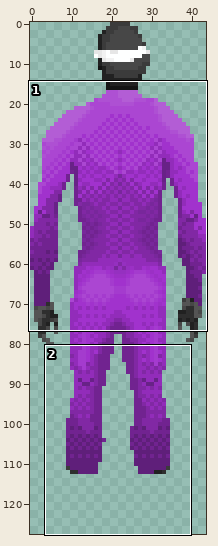
Pixel-art file, stored at Assets/Aseprite/TitleScreenManSmall.aseprite. The first picture is a wide view before the edit; the outline marks the close-up.
Close-up. As it was:
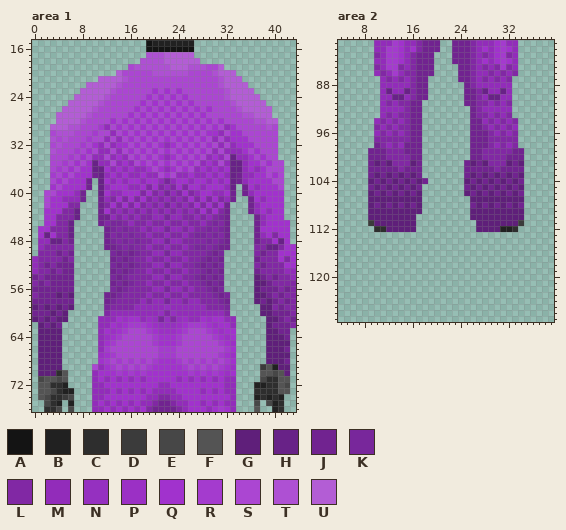
44x128 pixels, 1 frame. Pixels under 10% opacity are left out. Colours within 5 levels of each other are drawn and written as one. Shown: area 1: x 0..43, y 15..76; area 2: x 4..39, y 81..127.
Palette (. is transparent): A #141414  B #212121  C #2e2e2e  D #3b3b3b  E #474747  F #545454  G #5f1f7a  H #682287  J #712390  K #78279b  L #8128a4  M #922cba  N #9530c0  P #9b30c5  Q #a132cd  R #a43bce  S #ab46d2  T #ae50d3  U #b35dd5
Pixels before, area 1 (only the part around the change), first column x 0:
17 ...................TTTUUUUU.................
18 ..................TTTTUUUUUU................
19 ................STTTTTTUUUTTTSSU............
20 ..............USSSSSTTTTTTSSSSTUUU..........
21 ...........UUUUTSSSSSSSSSSSSSSSTUUU.........
22 .........UUUUUTSSSSSSSSSSSSSSSSTUUUU........
23 ........UUUUUTSSSSSSQSQSQSSSSSSSTUUUU.......
24 .......UUUUUTSSSSSSQSQSQSQSSSSSSTUUUUU......
25 ......UUUUUTSSSSSSQSQSQSQSQSSSSSSTUUUUU.....
26 .....UUUUUTSSSSSSQSQSQSQSQSQSQSSSSTUUUUU....
27 ....UUUUUTSSSSSSQSQSQSQSQSQSQSSSSSSTTUUU....
28 ....UUUUTSSSSQSQSQSQSQSQSQSQSQSQSSSSSTTUU...
29 ...UUUTTSSSRMSQSQSQSQSQSQSQSQSQSMQSSSSSTS...
30 ...STTTSSSRSSMSQSQSQSQSQSQSQSQQMSQQSSSSSS...
31 ...TSTSSSRSSMSMSQSQSQSQSQSQSQSMSMQQQSSSSS...
32 ...STSSSRSQMSMQQSQSQSQMQSQSQSQSMSMQQQSSSS...
33 ...TSSSRSQSMMSMSQSQSQSQSQSQSQSMSMMMQSQSSS...
34 ...SSSRSQSMMSMQMSQSQSQMQSQSQSMQMSHMMQSQSS...
35 ...SSRSQSQHMMSMQMSQSQSQSQSQSMQMSMHHMQQSQSS..
36 ...SRSQSQQHHQMQMQMMQSQMQSQSMQMQMQHHMQMQSSS..
37 ...RSQSQQQJHMQMQMMQMMSQSMMQMMQMQMHJMMQQSQS..
38 ...SQSQQQJ.HQMQMQQMQQMKMQQMQQMQMQHJMQQQQSS..
39 ...QSQQQQJ.HMQQQMMQLQLMLQLQQMQQQMH.JQMQQQS..
40 ..SSQQQMJ..HQMMQQQLQLMKMLQLMQQMMQJ.JMQQQQQ..
41 ..SQQMMMJ..JMLQLQLQLMLMLMLQLQLQLMJ..JQMQQQ..
42 ..SQQQLL...JLQLQLQLMLMKMLMLQLQLQJ...JMQQQQ..
43 ..QQQLLH...JQLMLMLMLMLMLMLMLQLQLJ...JMQMQQ..
44 ..QQLLLH...JJMLMLMLLMMKMMLLMLMLKJ....JMQQQ..
45 ..QQLLH....JLKKLMLLMLLMLLMLLMLKLJ....JMQQQQ.
46 .QQLLLH.....JKLKLLMLMMKMMLMLLKLKJ....JQQQQQ.
47 .QHQLLH.....JLKLKLLMLLMLLMLKKLKLJ....JMQLQQ.
48 .MMHHLJ.....JKLKLKLLMMKMMLLLLKLKJ....JLLQHQ.
49 .MLLLLL.....JJKLKLLMLLMLLMLKKLKJJ....LLHHLQQ
50 .LLLJLJ......KJKJKLLMMKMMLLLLKJK.....LJLLQQQ
51 MLLLLJL......JKJKLLMLLMLLMLLKJKJ.....JLLLQLQ
52 MLJLJJJ......KJKJKLLMMKMMLLKJKJK.....LJLLLQQ
53 MLLJLJJ......JKJKLLMLLMLLMLLKJKJ.....JLLLLMM
54 JLJJJJJ......KJKLLLLMMKMMLLKJKJK.....GJLJLLM
55 LJLJJJJ......JKJKLLMLLMLLMLLKJKJ.....GGJLLLL
56 JJJJJJJ......KJKLLLLMMKMMLMLLKJK.....GJJJLJL
57 LJJJGJG.....JJKLLLLMLLMLLMLLLLKJK....GGJLJLL
58 JJJJJJJ.....JKLLLLMLMMKMMLMMLLLKJ....GJGJLJL
59 GJGJGJG.....KLLLLMMMMMNMMMMMMLLLK.....GGLJLL
60 JJJGJG......LMMMMMMMMNLNMMMMMMMML.....GGJJJL
61 GJGJGG.....MMMQPQQMPNKNLNPMMQPQQMM.....GGJLJ
62 .GJGJ......MMQPQRRRQPNNNPQRRRQPQQM.....GJJJL
63 .GGGG......MQPQRSSSRQPPPQRSSSRQPQQ.....GGJJ.
64 .GGGG......MPQRSSSSSRQQQRSSSSSRQPQ.....GGGJ.
65 .GGGG......MQRSSSSSSRQQQRSSSSSSRQP.....GGGG.
66 .GGGG......MRSSSSSSSSRRRSSSSSSSSRQ.....GGGJ.
67 .GGGG......PQRSSSSSSSRRRSSSSSSSRQP.....GGGG.
68 .GGGG......QRSRSRSRSRQQQRSRSRSRSRQ.....GGGJ.
69 .GGGG.....SMQRSRSRSRQQQQQRSRSRSRQP....DFBGG.
70 .GGGCF....MQQQRQRQRQQQQQQQRQRQRQPQ....FFEFG.
71 .EFFEF....MQMQMQMQMQQQQQMQMQMQMQMM....ECCFF.
72 .FFCCB....MMQQQQQQQQQMMQQQQQQQQQMM...BBCCFE.
73 .FFECBB...MMMQMQMQMQMMMMQQQQMQMQMM...CCCCFF.
74 .FECCDE...MMQQQQQQQMMLLMMQQQQQQQQM...BCBCB..
75 ..ECB.B...MQMQMQMQMMLJJLMMQQMQMQMM...E.EBC..
76 ..CCE.E...MMQMQMQMQLJJJJLMQQQMQRQM...F..BC..
Pixels before, area 2, first column x 9:
 81 .MMMRQMMLJJJ..JJJLMMMQRMM.
 82 .MMRRQMQLJJJ..JJJLMQMQRQM.
 83 .LMRRQMLJJJ...JJJLMLMQRLM.
 84 .MMRRQMLJJJ...JJJLMQMQRQM.
 85 .LMRRLMLJJJ....JJLMLMLRLM.
 86 .MLMRMLLJJJ....JJLMMLMLML.
 87 ..MLMLMLJJ.....JJLMLMLML..
 88 ..MMMMMLJJ......JLMMMMMM..
 89 ..MHMMHLJJ......JJLHMMHM..
 90 ..MMHHMLJJ......JJLMHHMM..
 91 ..MLMLLJJ.......JJLLMLML..
 92 ..MMMMLJJ........JLMMMMM..
 93 ..MLMLLJJ........JLLMLML..
 94 .MLMLMLJJ........JJMLMLML.
 95 .LMLMLLJJ........JJLMLMLM.
 96 .MLMLMLJJ........JJJLMLML.
 97 .LLLLLLJJ........JJJLLLLL.
 98 .JLMLMJJJ........JJJLMLML.
 99 JJJLLLJJJ........JJLLLLLJJ
100 JJJLLLLJJ........JJLLLLJJJ
101 JGJGLLLGJ.......JGJGLLLGJG
102 JJJJJLJJJ.......JJJJJLJJJJ
103 JGJGJGJGJ.......JGJGJGJGJG
104 GJGJGJGJGJ......GJGJGJGJGJ
105 JGJGJGJGJ.......JGJGJGJGJG
106 GJGJGJGJG.......GJGJGJGJGJ
107 GGGGGGGGG........GGGGGGGGG
108 GJGJGJGJG........JGJGJGJGJ
109 GGGGGGGGG........GGGGGGGGG
110 GGGGGGGG.........GGGGGGGGG
111 DGGGGGGG..........GGGGGGGD
112 .CCGGGGG..........GGGGBBC.
After:
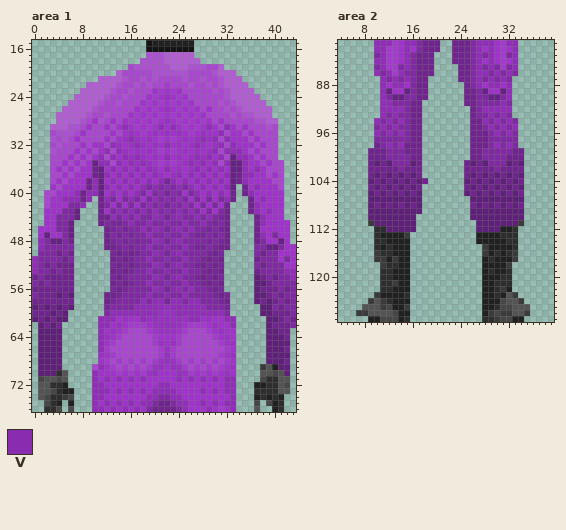
Colours new in this view: V #8a2caf
Edits made:
layer "Layer 1 Copy" now shown
layer "Layer 1 Copy Copy Copy Copy" now hidden
layer "Layer 1 Copy Copy Copy Copy Copy" added
Changed rows in their new state; - is an unchanged pixel.
Area 1, layers "Layer 1 Copy Copy Copy Copy Copy", "Layer 1 Copy":
first column x 2:
21 ----------------T-T----T--T-----------
22 ---------------T-T--R---T--T----------
23 --------------T----R-R------T---------
24 -------------T----R-P-R---------------
25 ------------T----R-R-R-R-----T--------
26 ----------------R-R-P-R-R-----T-------
27 ----------T----R-R-R-R-R-R-----T------
28 --------QT----R-R-R-P-R-R-R-----------
29 -------Q-SQ--M-R-R-M-M-R-R-M-----Q----
30 ------Q-S--Q--P-R-P-P-P-R-P-------Q---
31 -----Q-S--Q-QPMP-P-R-R-P-PMP-------Q--
32 ------Q--Q--P-PMP-P---P-PMP-P-------Q-
33 -----Q---Q---P-P-P-R-R-P-P-P----------
34 ----Q---Q-----PMP-P---P-PMP-----------
35 ---Q-----------PMP-R-R-PMP------------
36 --Q-----J-------QMP---P-P-------------
37 -S-------------QMQ-P-P-QMQ------------
38 --------M------MQM-----MQM------------
39 --------M---M--QM-M-V-M-M---M---------
40 -------MM---QM-M---V-V-----MQ---------
41 -------M------M-----V-----------------
42 ------M------------V-V----------------
43 --------------------V-----------------
44 -------------------V-V----------------
45 --------------------V-----------------
46 -Q-----------------V-V----------------
47 --Q-----------------V-----------------
48 L------------------V-V---------------Q
49 --------------------V-----------------
50 -------------------V-V----------------
51 --------------------V-----------------
52 -------------------V-V----------------
53 --------------------V-----------------
54 -------------------V-V----------------
55 --------------------V-----------------
56 -------------------V-V----------------
57 --------------------V-----------------
60 --------------------P-----------------
61 -------------------P-P----------------
first column x 19:
65 --P-P--
66 ---P---
67 ---N---
68 --PNP--
69 -PN-NP-
70 PN---NP
Area 2, layers "Layer 1 Copy Copy Copy Copy Copy", "Layer 1 Copy":
first column x 12:
 88 Q--Q------------Q--Q
 89 -QQ--------------QQ-
 90 L--L------------L--L
 91 ML---------------L--
first column x 7:
113 ---CBBBBD-----------BBBBCCC--
114 ---CCBBBB-----------BBBBBCC--
115 ---CBCBBB------------DBBBBC--
116 ---DCCBBB------------DBCBCD--
117 ---DDBDBB------------BCBBBD--
118 ----DCCBB------------BBBBD---
119 ----CCBBB------------BCBBC---
120 ----CCBBB------------BBBCC---
121 ----CCDBB------------BBCCC---
122 ----CCBBB------------BBCDB---
123 ---DBBBBC------------BBCBFD--
124 --DFDCBBB------------BBBEFFD-
125 -FFFDEBBD------------BBCEEFFF
126 DDFFFFEBB------------BDEDDFFD
127 --BBEEEBC------------CCDEEBB-
Changed places in both close-ups, as pixel boxes (x1, y1, x2, y2):
changed: (44, 76, 266, 376)
changed: (266, 238, 272, 244)
changed: (386, 82, 410, 106)
changed: (482, 82, 506, 106)
added: (356, 232, 410, 322)
added: (476, 232, 530, 322)
